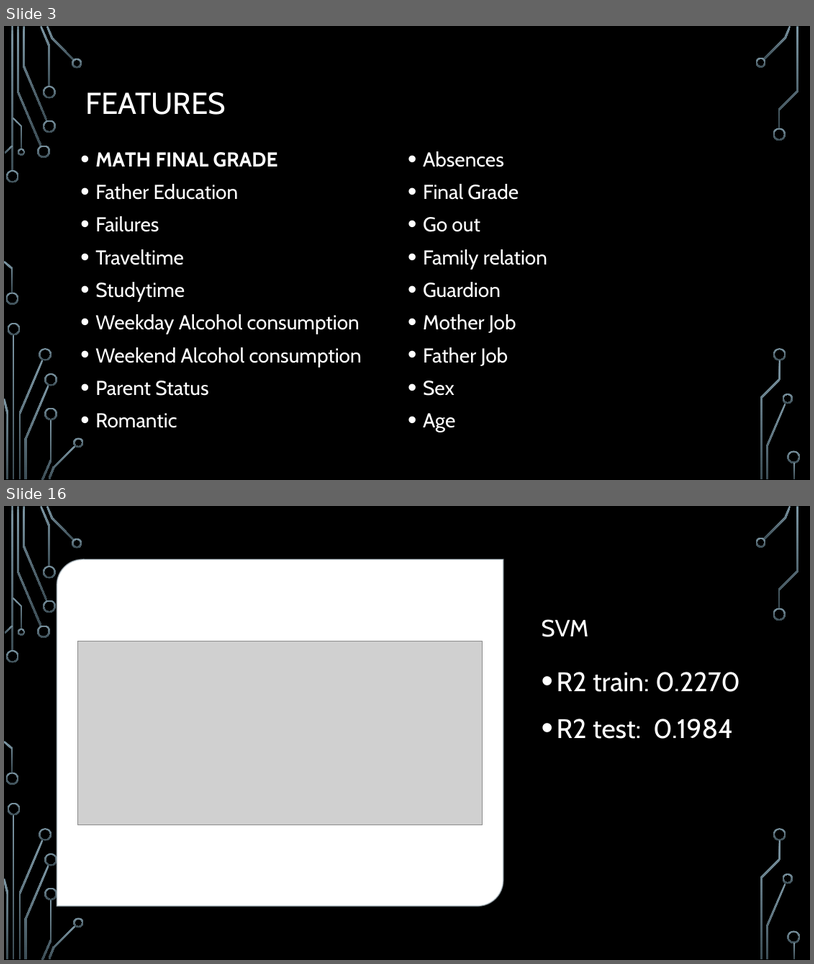
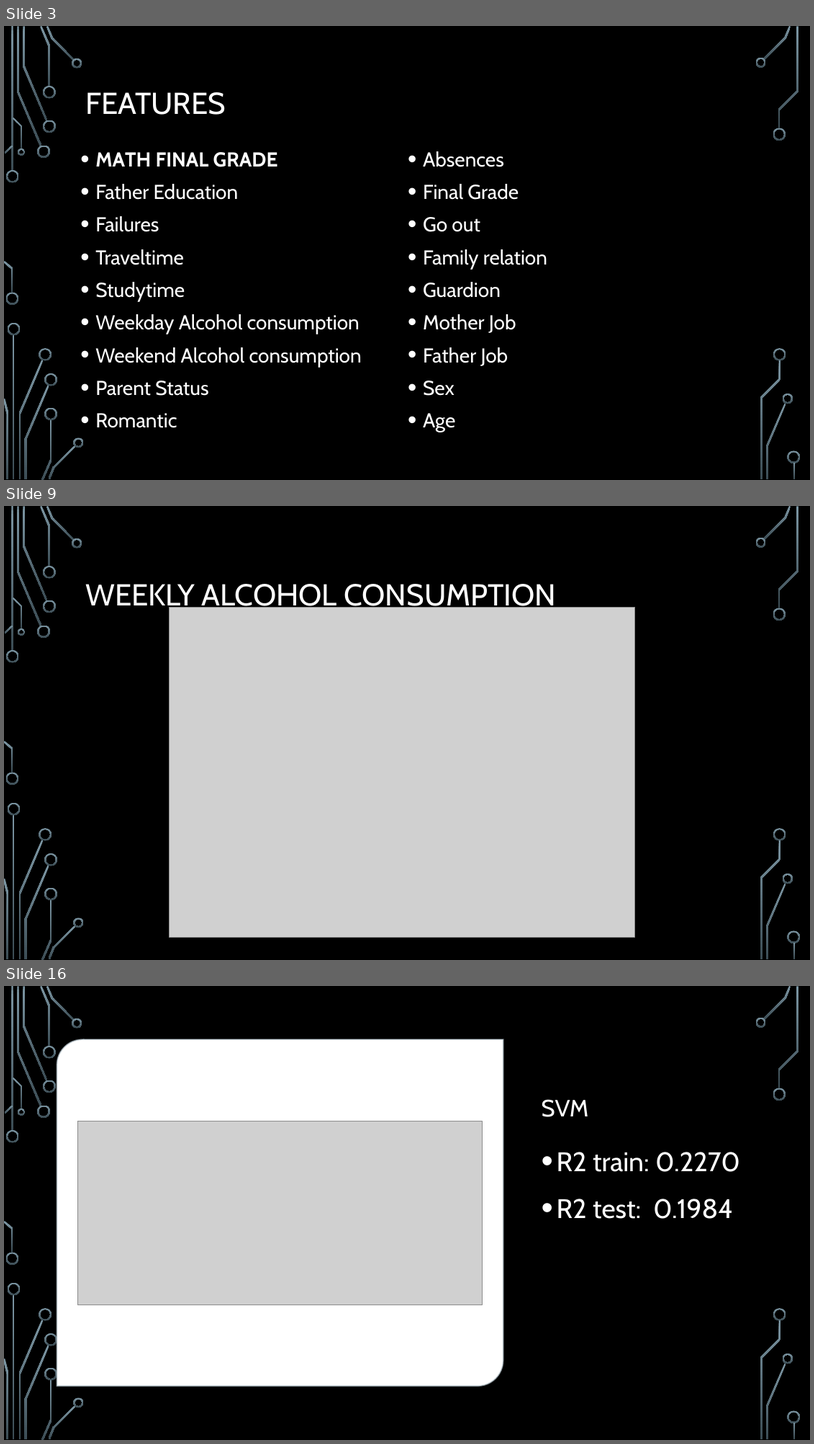
Before and after one commit to bugraefendi/ML-Grades, a slide deck: UpdateMachine Learning I Short Project.pptx. Shown one above the other, each under a label of ours: slides 3 and 16 before the commit, slides 3, 9 and 16 after it; the slides between them are not shown. The pictures are 814x964 and 814x1444 pixels, drawn with LibreOffice and Linux fonts; fonts in the diff are those of the drawing; grey boxes stand for pictures; background and template pictures are left out. Boxes give left, top, right and bottom in pixels: in the first picture for what was removed or moved away, otherwise in the second. Text is boxed around its words. In the diff, an @@ line names an element or a change of style, - is before the commit and + after.

```diff
--- a/UpdateMachine Learning I Short Project.pptx
+++ b/UpdateMachine Learning I Short Project.pptx
@@ slide 9 added at [4, 506, 810, 960], background picture (left out); not listed: 36 template elements that a slide beside it also shows @@
@@ title added at [85, 584, 556, 613], 36 pt, text #FFFFFF @@
+WEEKLY ALCOHOL CONSUMPTION
@@ picture added at [169, 607, 635, 937] @@
```
Also in this commit, not shown: 9 slides changed, 5 other slides added, 5 slides removed, 1 other file.
